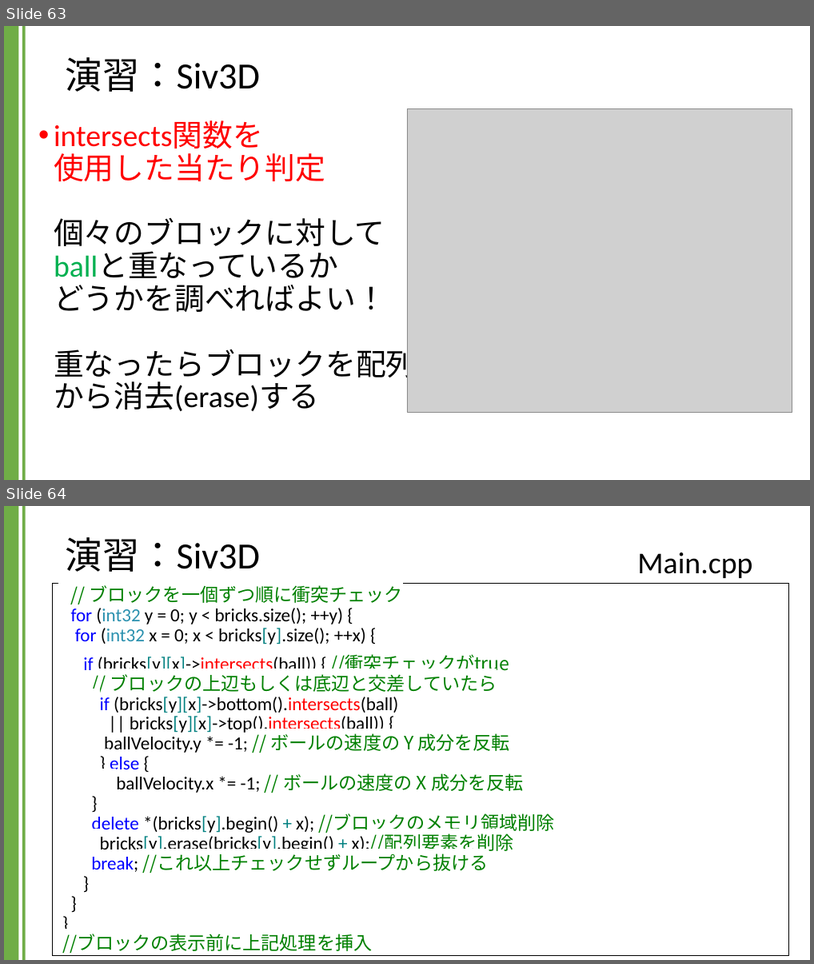
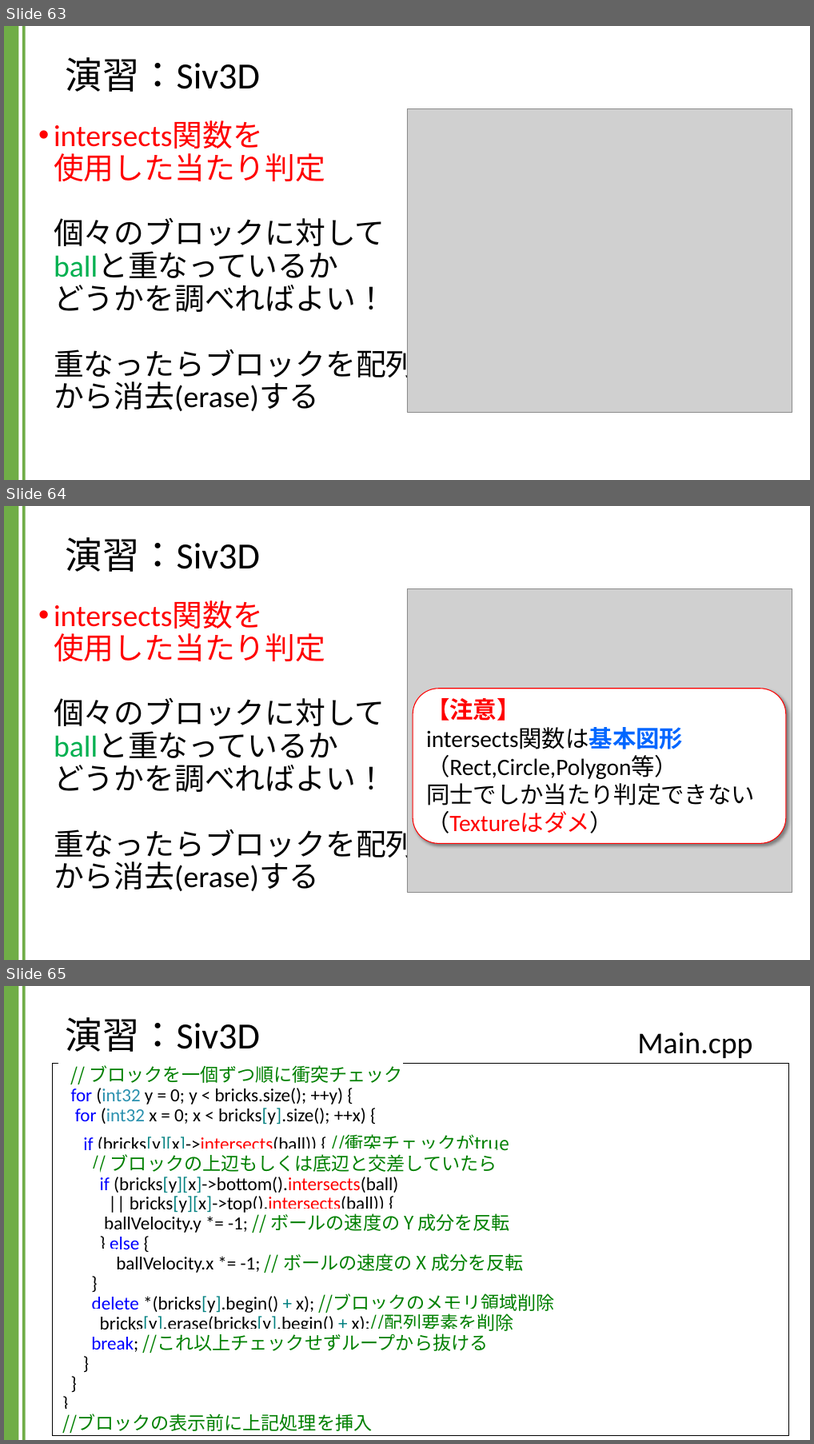
Before and after one commit to kic-murata/cpp2024, a slide deck: 授業資料/演習課題：Siv3D.pptx. Shown one above the other, each under a label of ours: slides 63 and 64 before the commit, slides 63, 64 and 65 after it. The pictures are 814x964 and 814x1444 pixels, drawn with LibreOffice and Linux fonts; fonts in the diff are those of the drawing; grey boxes stand for pictures; background and template pictures are left out. Boxes give left, top, right and bottom in pixels: in the first picture for what was removed or moved away, otherwise in the second. Text is boxed around its words. In the diff, an @@ line names an element or a change of style, - is before the commit and + after.

```diff
--- a/授業資料/演習課題：Siv3D.pptx
+++ b/授業資料/演習課題：Siv3D.pptx
@@ slide 64 added at [4,506,810,960], background #FFFFFF; not listed: 2 template elements that a slide beside it also shows @@
@@ title added at [66,537,260,572], 44 pt, text #000000 @@
+演習：Siv3D
@@ text added at [54,600,417,891], 36 pt, text #000000 @@
+• intersects関数を
+  使用した当たり判定
+  個々のブロックに対して
+  ballと重なっているか
+  どうかを調べればよい！
+  重なったらブロックを配列
+  から消去(erase)する
@@ picture added at [407,589,792,892] @@
@@ rounded rectangle added at [413,688,786,843], fill #FFFFFF, outline #FF0000 1 pt, 28 pt, text #000000 @@
+【注意】
+intersects関数は基本図形（Rect,Circle,Polygon等）
+同士でしか当たり判定できない
+（Textureはダメ）
@@ what was slide 64 is now slide 65 @@
```
Also in this commit, not shown: 7 slides changed, 11 other slides added.
